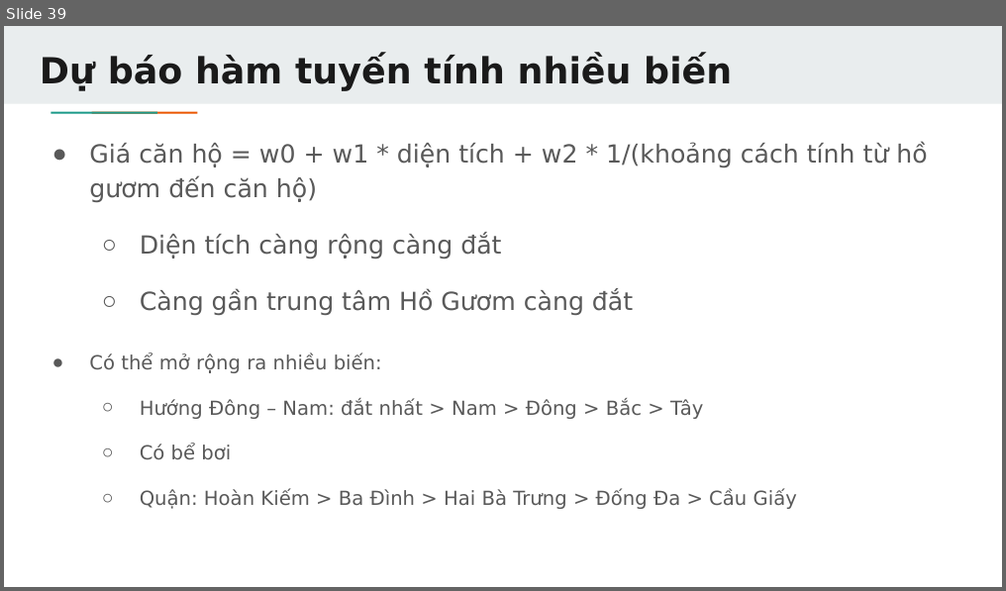
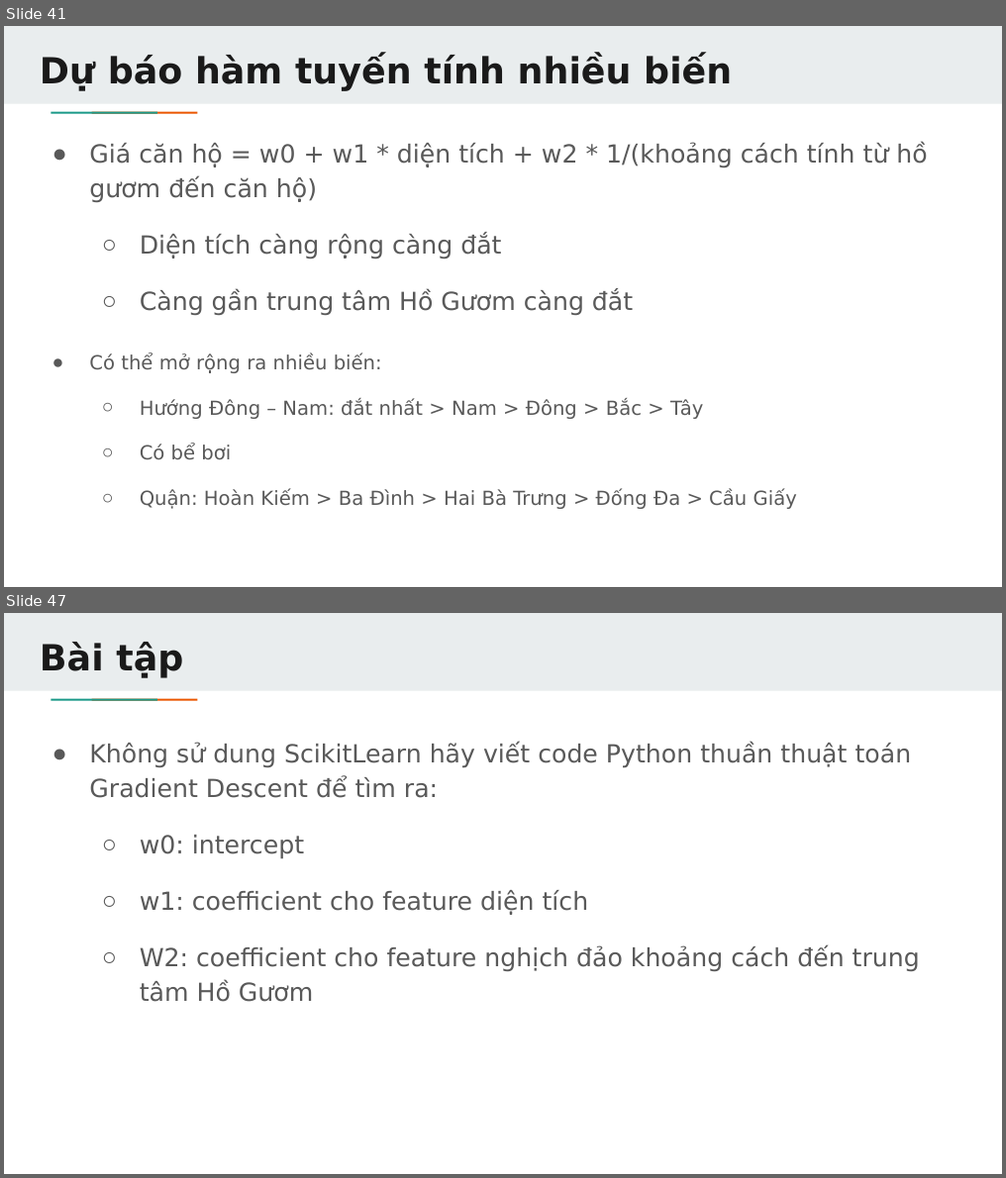
Before and after one commit to TechMaster/LearnAI, a slide deck: LinearRegression/LinearRegression.pptx. Shown one above the other, each under a label of ours: slide 39 before the commit, slides 41 and 47 after it; the slides between them are not shown. The pictures are 1006x591 and 1006x1178 pixels, drawn with LibreOffice and Linux fonts; fonts in the diff are those of the drawing. Boxes give left, top, right and bottom in pixels: in the first picture for what was removed or moved away, otherwise in the second. Text is boxed around its words. In the diff, an @@ line names an element or a change of style, - is before the commit and + after.

```diff
--- a/LinearRegression/LinearRegression.pptx
+++ b/LinearRegression/LinearRegression.pptx
@@ slide 47 added at (x1=4, y1=613, x2=1002, y2=1174), background #FFFFFF; not listed: 3 template elements that a slide beside it also shows @@
@@ title added at (x1=40, y1=642, x2=183, y2=677), 26 pt, text #1A1A1A, bold @@
+Bài tập
@@ text added at (x1=89, y1=742, x2=920, y2=1002), 18 pt, text #595959 @@
+● Không sử dung ScikitLearn hãy viết code Python thuần thuật toán Gradient Descent để tìm ra:
+  ○ w0: intercept
+  ○ w1: coefficient cho feature diện tích
+  ○ W2: coefficient cho feature nghịch đảo khoảng cách đến trung tâm Hồ Gươm
@@ what was slide 39 is now slide 41 @@
```
Also in this commit, not shown: 2 slides changed, 8 other slides added, 2 slides removed, 24 other files.
